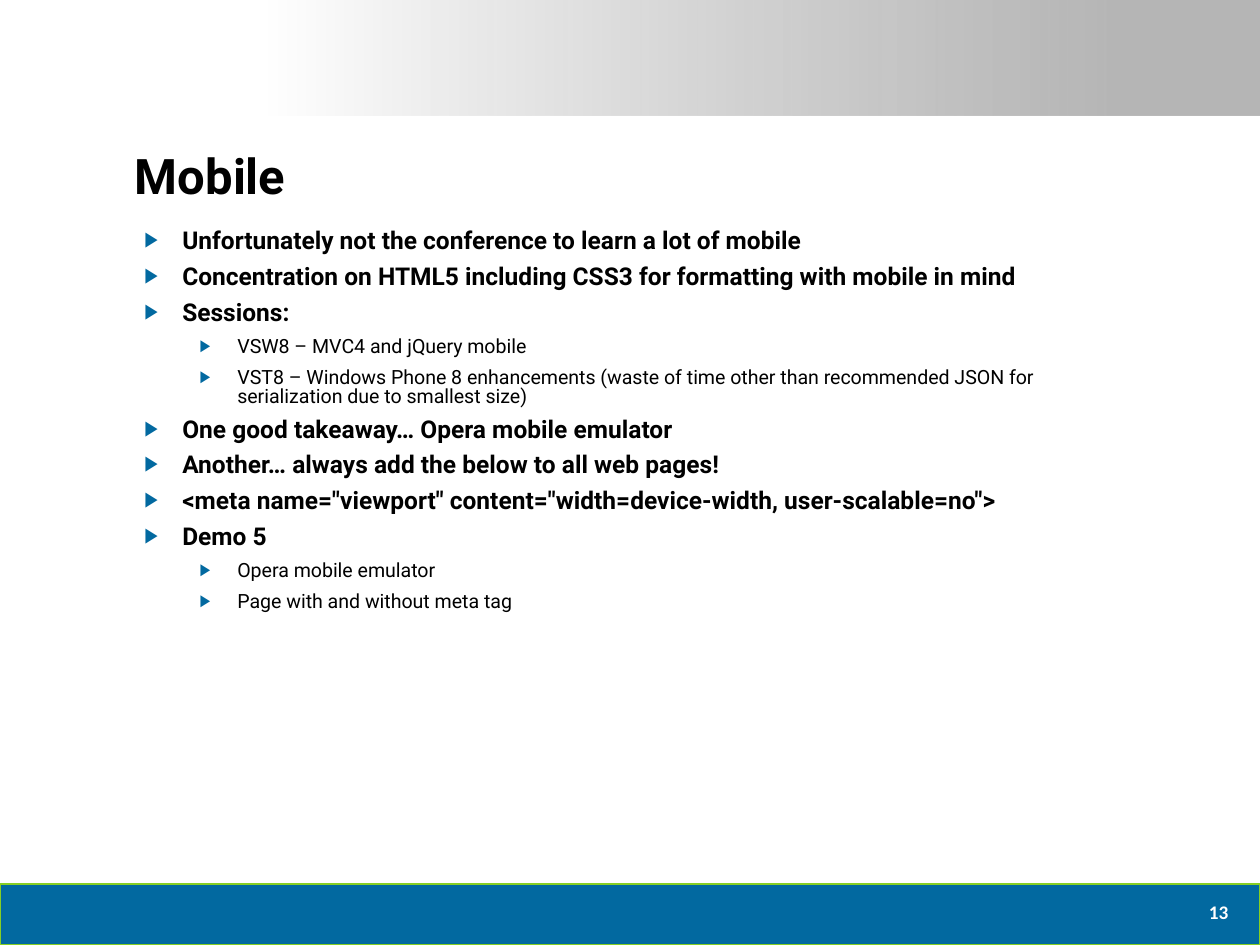
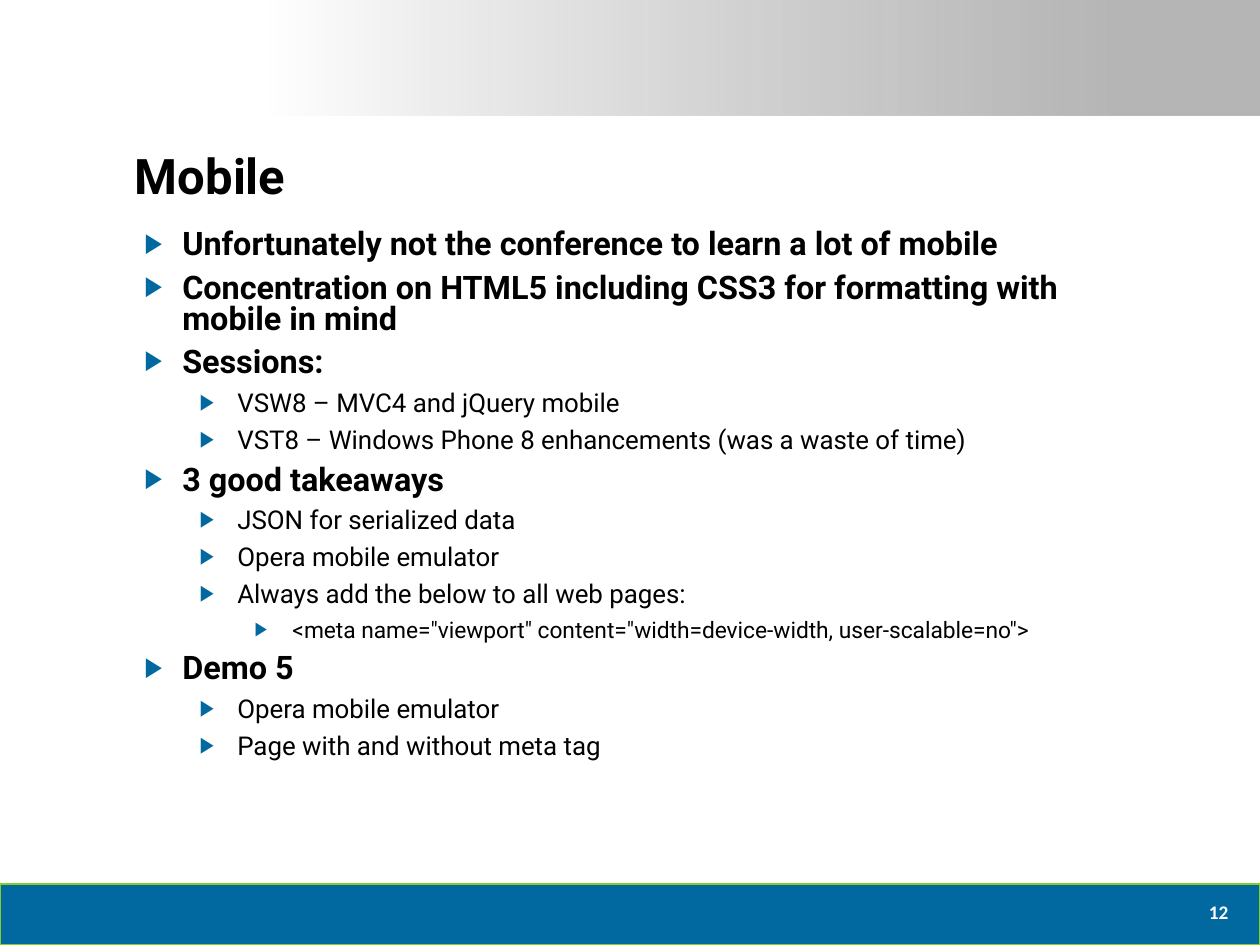
Before and after one commit to dtomyn/HTML5Demo1, a slide deck: slide 13 of Docs/2012 - Live360 Event Review (NEWER).pptx (slide 14 before the commit). Drawn at 1260x945 pixels with LibreOffice and Linux fonts; fonts in the diff are those of the drawing; background and template pictures are left out. Boxes give left, top, right and bottom in pixels: in the first picture for what was removed or moved away, otherwise in the second. Text is boxed around its words. In the diff, an @@ line names an element or a change of style, - is before the commit and + after.

```diff
--- a/Docs/2012 - Live360 Event Review (NEWER).pptx
+++ b/Docs/2012 - Live360 Event Review (NEWER).pptx
@@ text at (182, 230, 1057, 761): size 14 to 18.5 pt in "Unfortunately not the conference to learn a ...", "Concentration on HTML5 including CSS3 for formatting ...", "Sessions:", "Demo 5"; size 11.2 to 14.8 pt in "VSW8 – MVC4 and jQuery mobile", "Opera mobile emulator", "Page with and without meta tag"; size 14 to 12.9 pt, bold off in "<meta name="viewport" content="width=device-width, user-scal ..."; list level 1 to 3 in "<meta name="viewport" content="width=device-width, user-scal ..." @@
@@ text at (182, 428, 966, 609): text changed; size 11.2 to 14.8 pt @@
-  ▶ VST8 – Windows Phone 8 enhancements (waste of time other than recommended JSON for serialization due to smallest size)
-▶ One good takeaway… Opera mobile emulator
-▶ Another… always add the below to all web pages!
+  ▶ VST8 – Windows Phone 8 enhancements (was a waste of time)
+▶ 3 good takeaways
+  ▶ JSON for serialized data
+  ▶ Opera mobile emulator
+  ▶ Always add the below to all web pages:
@@ page number at (1209, 906, 1228, 919): text changed @@
-13
+12
```
Also in this commit, not shown: 5 other slides changed, 1 slide removed.
